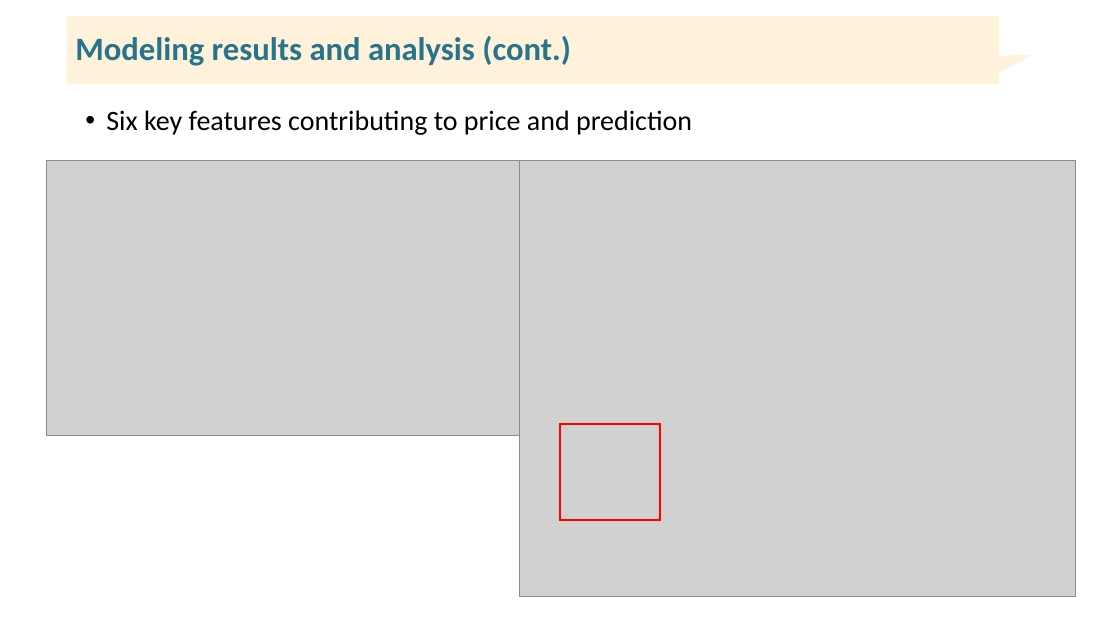
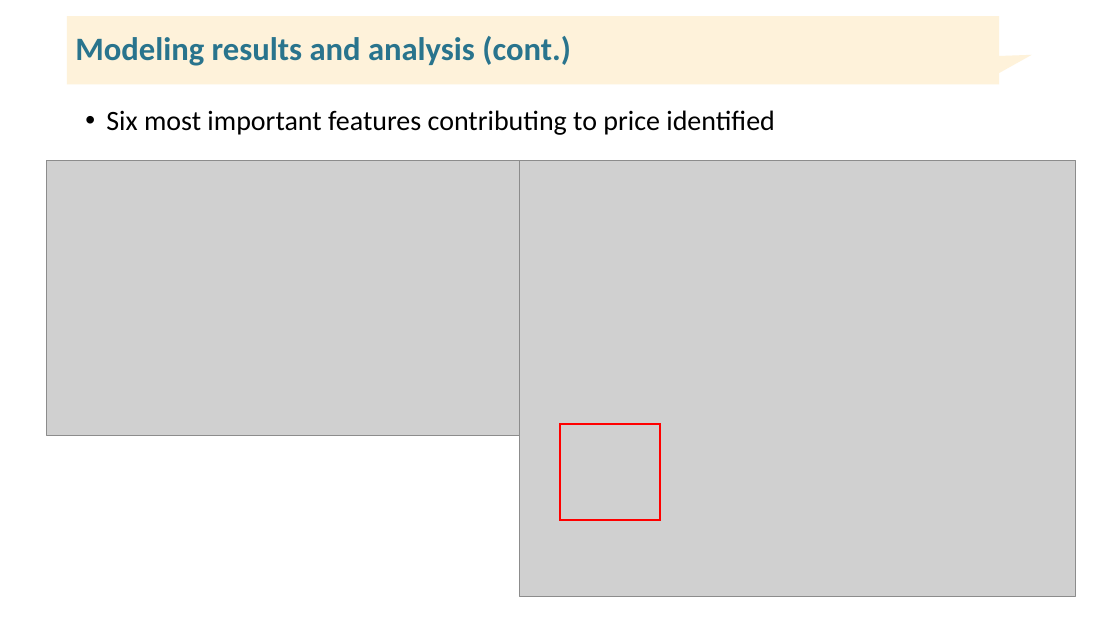
Before and after one commit to jhsshen/DataScienceGuidedCapstone, a slide deck: slide 5 of reports/Presentation for Management Team.pptx. Drawn at 1120x630 pixels with LibreOffice and Linux fonts; fonts in the diff are those of the drawing; grey boxes stand for pictures. Boxes give left, top, right and bottom in pixels: in the first picture for what was removed or moved away, otherwise in the second. Text is boxed around its words. In the diff, an @@ line names an element or a change of style, - is before the commit and + after.

```diff
--- a/reports/Presentation for Management Team.pptx
+++ b/reports/Presentation for Management Team.pptx
@@ text at [106, 110, 775, 135]: text changed @@
-• Six key features contributing to price and prediction
+• Six most important features contributing to price identified
```
Also in this commit, not shown: 3 other slides changed.
